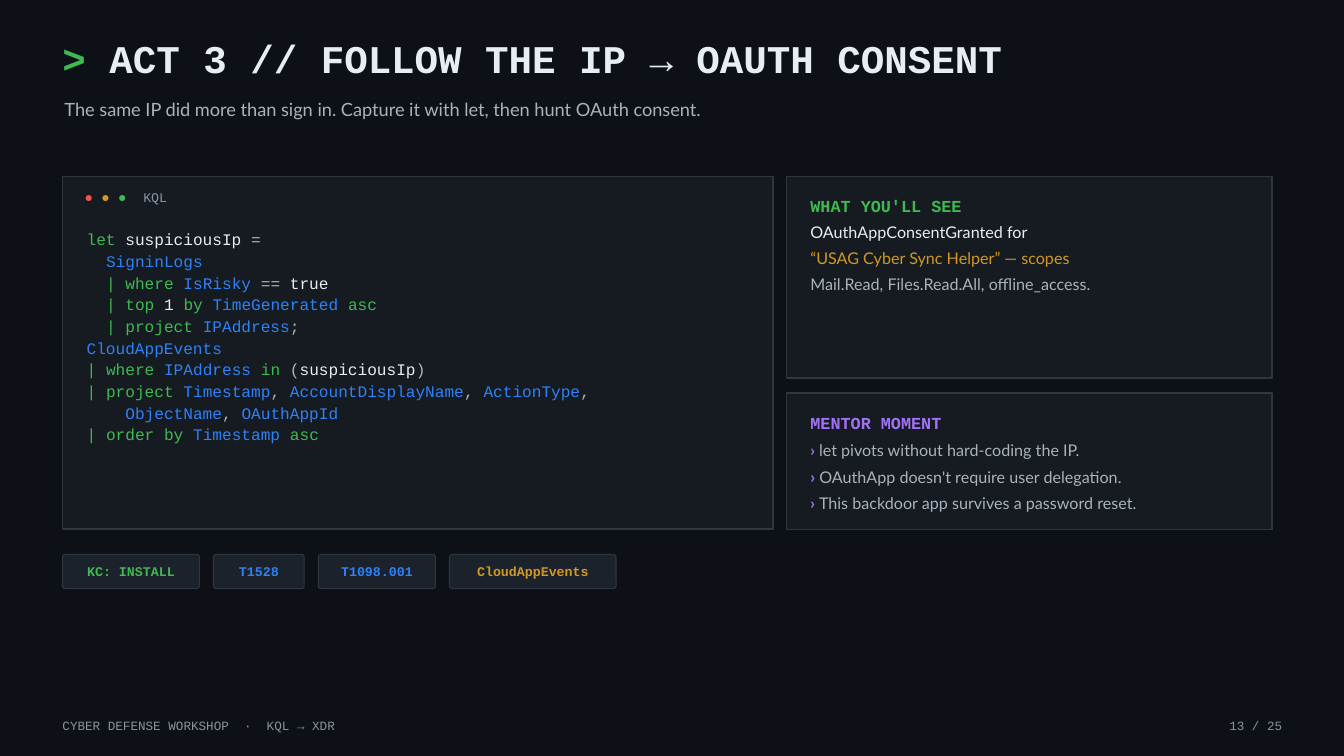
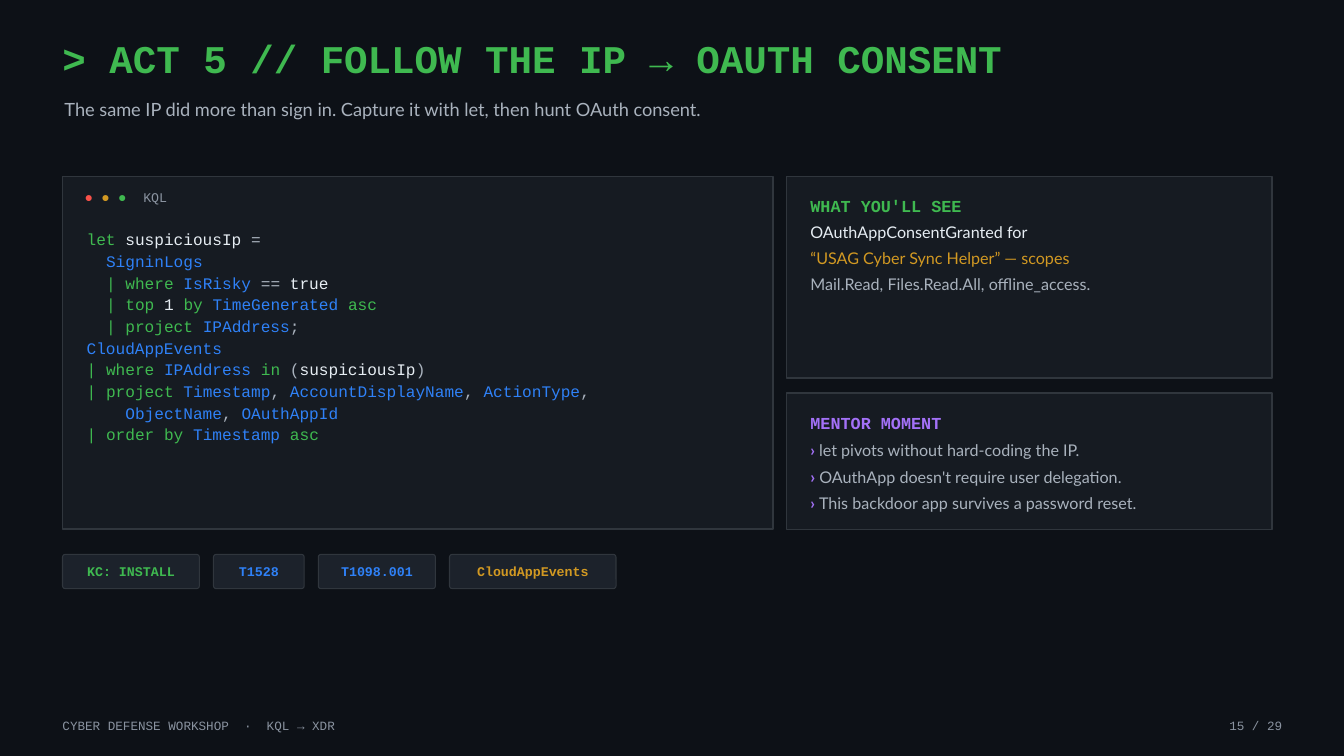
Before and after one commit to dcodev1702/Cyber-Defense-Workshop-ADX, a slide deck: slide 15 of STUDENT-GUIDES/Cyber_Defense_KQL_Workshop_v2.pptx (slide 13 before the commit). Drawn at 1344x756 pixels with LibreOffice and Linux fonts; fonts in the diff are those of the drawing. Boxes give left, top, right and bottom in pixels: in the first picture for what was removed or moved away, otherwise in the second. Text is boxed around its words. In the diff, an @@ line names an element or a change of style, - is before the commit and + after.

```diff
--- a/STUDENT-GUIDES/Cyber_Defense_KQL_Workshop_v2.pptx
+++ b/STUDENT-GUIDES/Cyber_Defense_KQL_Workshop_v2.pptx
@@ text at <box>109,47,1001,74</box>: text changed; text colour #E6EDF3 to #3FB950 @@
-> ACT 3 // FOLLOW THE IP → OAUTH CONSENT
+> ACT 5 // FOLLOW THE IP → OAUTH CONSENT
@@ text at <box>1229,721,1282,730</box>: text changed @@
-13 / 25
+15 / 29
```
Also in this commit, not shown: 24 other slides changed, 4 slides added.
